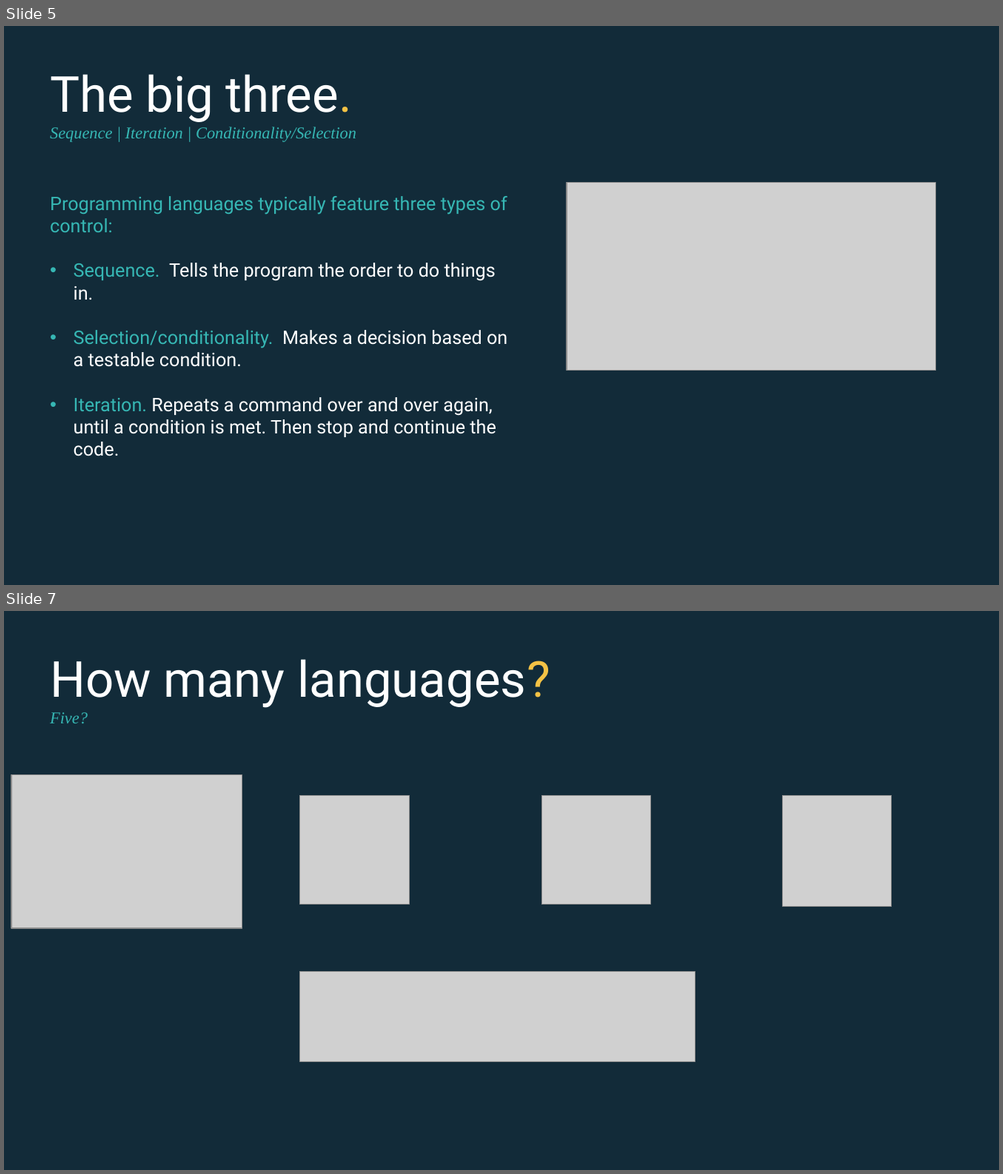
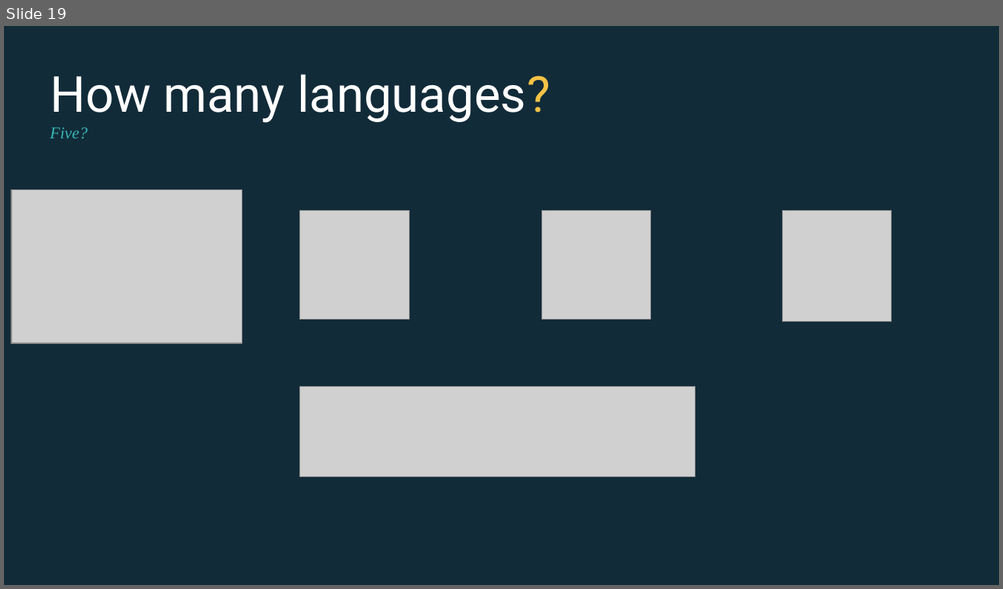
Before and after one commit to EconomicsObservatory/courses, a slide deck: 3/s3_Accessing_data_programmatically.pptx. Shown one above the other, each under a label of ours: slides 5 and 7 before the commit, slide 19 after it; the slides between them are not shown. The pictures are 1003x1174 and 1003x589 pixels, drawn with LibreOffice and Linux fonts; fonts in the diff are those of the drawing; grey boxes stand for pictures. Boxes give left, top, right and bottom in pixels: in the first picture for what was removed or moved away, otherwise in the second. Text is boxed around its words. In the diff, an @@ line names an element or a change of style, - is before the commit and + after.

```diff
--- a/3/s3_Accessing_data_programmatically.pptx
+++ b/3/s3_Accessing_data_programmatically.pptx
@@ slide 5 removed at [4,26,999,585], background #122B39 @@
@@ text removed at [50,74,356,142] @@
-The big three.
-Sequence | Iteration | Conditionality/Selection
@@ text removed at [50,196,507,457] @@
-Programming languages typically feature three types of control:
-• Sequence. Tells the program the order to do things in.
-• Selection/conditionality. Makes a decision based on a testable condition.
-• Iteration. Repeats a command over and over again, until a condition is met. Then stop and continue the code.
@@ picture removed at [566,183,936,371] @@
@@ what was slide 7 is now slide 19 @@
```
Also in this commit, not shown: 4 slides changed, 4 slides added, 2 other slides removed, 6 other files.
